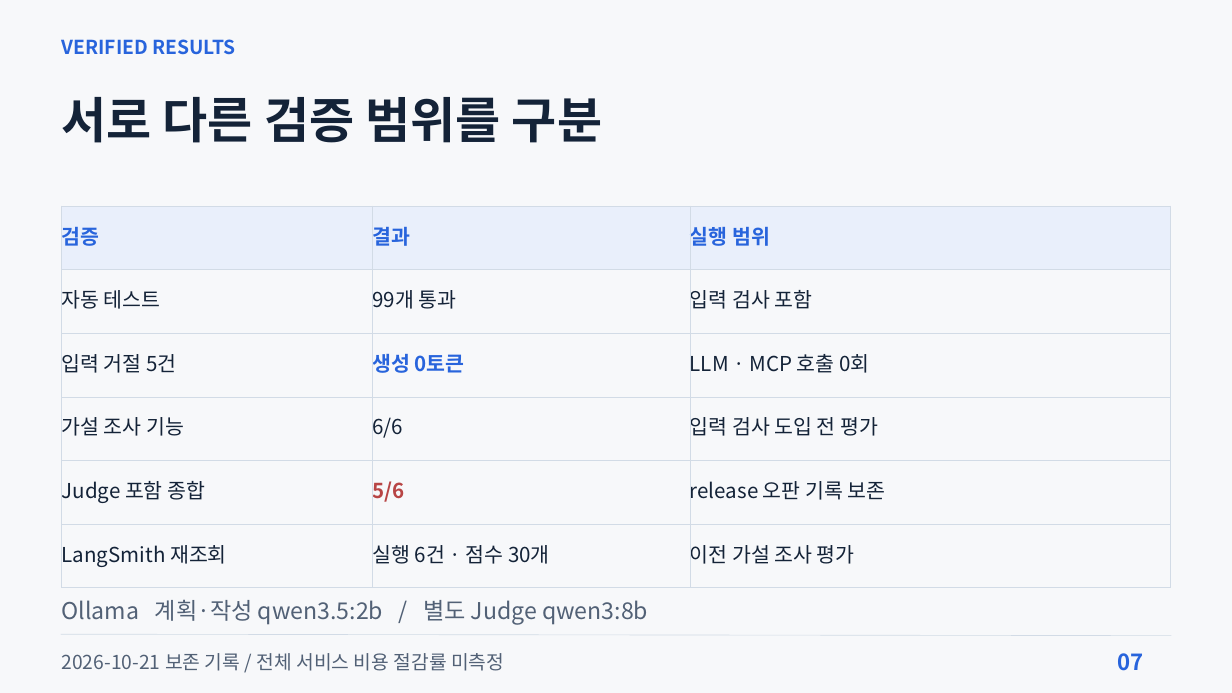
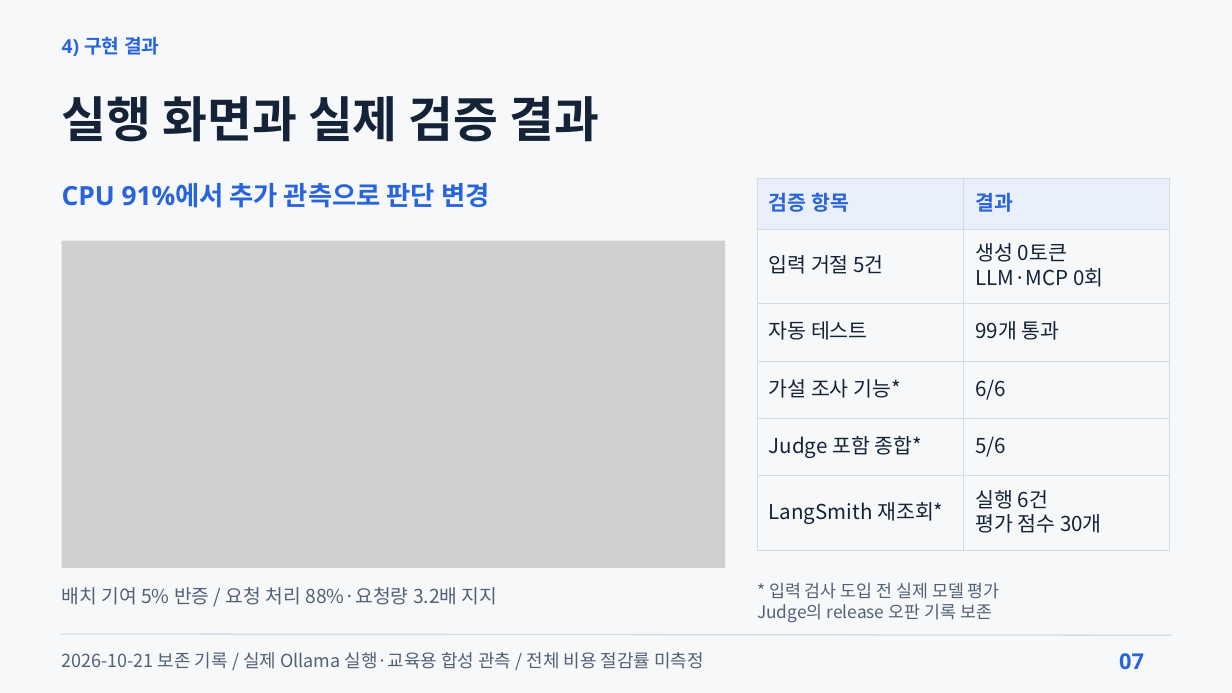
Before and after one commit to beshurl/skala-ai-mini-project, a slide deck: slide 7 of doc/presentation/운영진단_에이전트_5분발표.pptx. Drawn at 1232x693 pixels with LibreOffice and Linux fonts; fonts in the diff are those of the drawing; grey boxes stand for pictures. Boxes give left, top, right and bottom in pixels: in the first picture for what was removed or moved away, otherwise in the second. Text is boxed around its words. In the diff, an @@ line names an element or a change of style, - is before the commit and + after.

Commit message:
docs: align presentation with required report sections

```diff
--- a/doc/presentation/운영진단_에이전트_5분발표.pptx
+++ b/doc/presentation/운영진단_에이전트_5분발표.pptx
@@ text at [62, 37, 159, 56]: text changed; font Noto Sans CJK KR to Noto Sans @@
-VERIFIED RESULTS
+4) 구현 결과
@@ text at [62, 96, 600, 142]: text changed; size 57.4 to 57 pt; font Noto Sans CJK KR to Noto Sans @@
-서로 다른 검증 범위를 구분
+실행 화면과 실제 검증 결과
@@ table at [757, 179, 1169, 551] @@
-column 1: 검증 | 자동 테스트 | 입력 거절 5건 | 가설 조사 기능 | Judge 포함 종합 | LangSmith 재조회
-column 2: 결과 | 99개 통과 | 생성 0토큰 | 6/6 | 5/6 | 실행 6건 · 점수 30개
-column 3: 실행 범위 | 입력 검사 포함 | LLM · MCP 호출 0회 | 입력 검사 도입 전 평가 | release 오판 기록 보존 | 이전 가설 조사 평가
+column 1: 검증 항목 | 입력 거절 5건 | 자동 테스트 | 가설 조사 기능* | Judge 포함 종합* | LangSmith 재조회*
+column 2: 결과 | 생성 0토큰 / LLM·MCP 0회 | 99개 통과 | 6/6 | 5/6 | 실행 6건 / 평가 점수 30개
@@ table: place and size @@
-table at [62, 206, 1170, 588]
+table at [757, 179, 1169, 551]
@@ text added at [62, 183, 489, 208], 30.8 pt, text #2864DC, bold @@
+CPU 91%에서 추가 관측으로 판단 변경
@@ picture added at [62, 241, 725, 568] @@
@@ text removed at [62, 599, 648, 625] @@
-Ollama 계획·작성 qwen3.5:2b / 별도 Judge qwen3:8b
@@ text added at [62, 587, 497, 605], 22.5 pt, text #526176 @@
+배치 기여 5% 반증 / 요청 처리 88%·요청량 3.2배 지지
@@ text added at [757, 582, 1000, 623], 20.2 pt, text #526176 @@
+* 입력 검사 도입 전 실제 모델 평가
+Judge의 release 오판 기록 보존
@@ line (61, 634) - (1171, 635): stroke #D2DBE6 0.75 pt to #D2DBE6 1.5 pt @@
@@ text at [62, 652, 704, 669]: text changed; size 22.5 to 21 pt @@
-2026-10-21 보존 기록 / 전체 서비스 비용 절감률 미측정
+2026-10-21 보존 기록 / 실제 Ollama 실행·교육용 합성 관측 / 전체 비용 절감률 미측정
@@ text "07" at [1119, 653, 1144, 669]: size 25.9 to 25.5 pt, font Noto Sans CJK KR to Noto Sans; line spacing 31pt to 30.6pt @@
```
Also in this commit, not shown: 1 other slide changed, 6 slides added, 6 slides removed, 4 other files.
